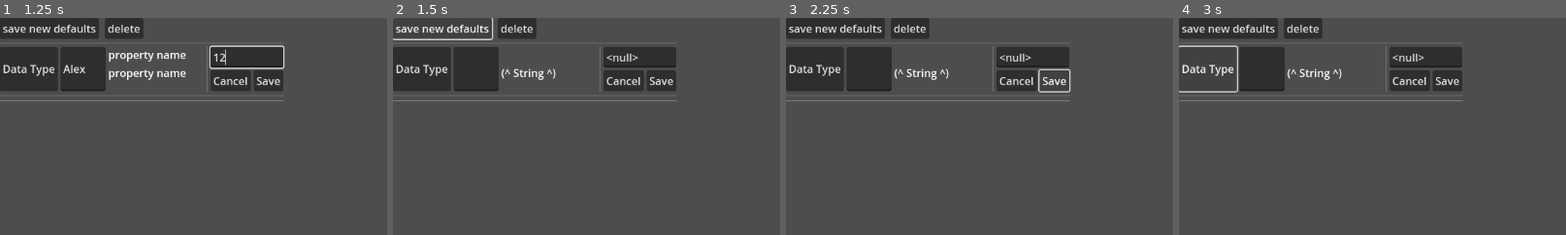
Above: before the commit, frames 1-4 (left to right).
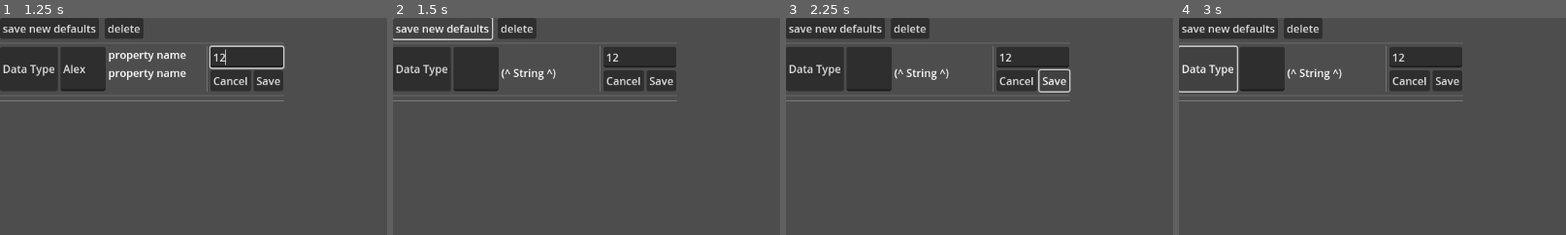
Above: after the commit, the same moments.

Repository: SnekOfSpice/dialog-editor
Game: Godot game, scene res://src/head_property.tscn
Same seed, same stepped clock (60 frames per second), same inputs: the game is played once before the commit and once after it. This scene is started directly instead of the project's main scene.
Inputs (mouse positions are % of the whole screen's width and height, from its top left):
- Up to frame 1 (1.25 s): click (11, 12) at 0.52 s; type "Alex" at 0.6 s; click (32, 9) at 0.75 s; type "12" at 0.83 s
- Up to frame 2 (1.5 s): click "save new defaults" at 1.25 s
- Up to frame 3 (2.25 s): click "Save" at 2 s
- Up to frame 4 (3 s): click "Data Type" at 2.75 s
The pictures show only the part of the screen within x 0-50%, y 0-50%; the shares and areas given below are measured in that part.

Frame 1 is identical in both runs. In frame 2, 0.2% of the frame differs, in the area x 55-64%, y 16-21%; in frame 3, 0.2%; in frame 4, 0.2%.

Commit message:
changing default header works

Diff:
--- a/autoload/pages.gd
+++ b/autoload/pages.gd
@@ -162,6 +162,10 @@
 		var new_value = new_schema[i].get("value")
 		var new_type = new_schema[i].get("data_type")
 
+		printt(old_name, old_value, old_type)
+		printt(old_default)
+		printt(new_name, new_value, new_type)
+
 		if old_value == old_default:
 			transformed[i] = new_schema[i]
 		else:
--- a/src/head_property.gd
+++ b/src/head_property.gd
@@ -59,11 +59,16 @@
 
 func _on_save_pressed() -> void:
 	emit_signal("property_changed", property_name, find_child("ValueLineEdit").text)
+	value = find_child("ValueLineEdit").text
 	update()
 
 
 func _on_save_new_defaults_button_pressed() -> void:
+	save_new_defaults()
+
+func save_new_defaults():
 	emit_signal("property_default_changed", property_name, _old_property_name, find_child("ValueLineEdit").text)
+	value = find_child("ValueLineEdit").text
 	update()
 
 
--- a/src/header_popup.gd
+++ b/src/header_popup.gd
@@ -49,9 +49,25 @@
 
 
 func change_header_default(property_name, old_property_name, new_default_value):
-	printt(property_name, old_property_name, new_default_value)
+	#print("CHANGING HEADER DEFAULT ( NOT ACTUALLY )")
+	#printt(property_name, old_property_name, new_default_value)
+	# not working atm
+	print(new_header)
+
+	for i in new_header.size():
+		if new_header[i].get("property_name") == old_property_name:
+			new_header[i] = {
+				"property_name" : property_name,
+				"value" : new_default_value,
+				"data_type": Pages.DataTypes._String
+			}
+			break
+	print(new_header)
+	#new_header[old_property_name] = new_default_value
 
 func save():
+	for c in find_child("HeadPropertyContainer").get_children():
+		c.save_new_defaults()
 	#get_parent().current_page.deserialize(Pages.page_data.get(get_parent().current_page.number).get("lines"))
 	Pages.apply_new_header_schema(new_header)
 
